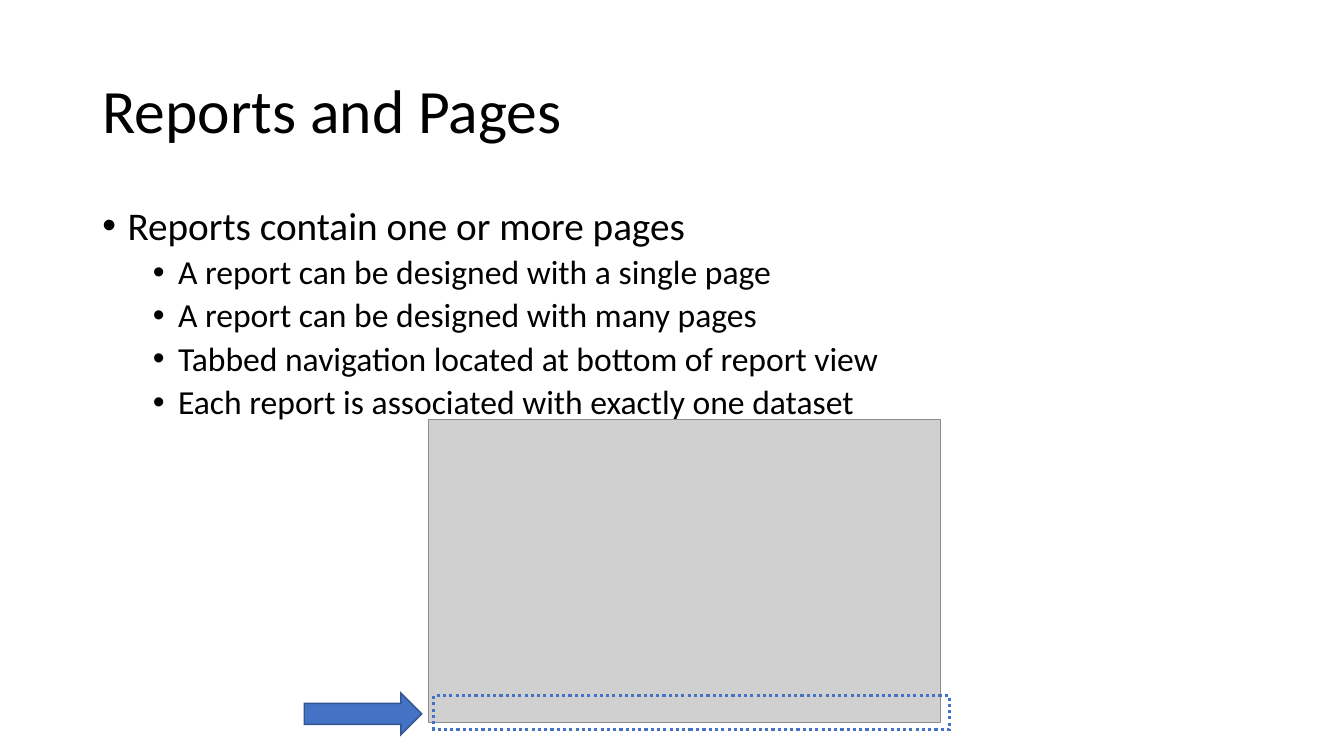
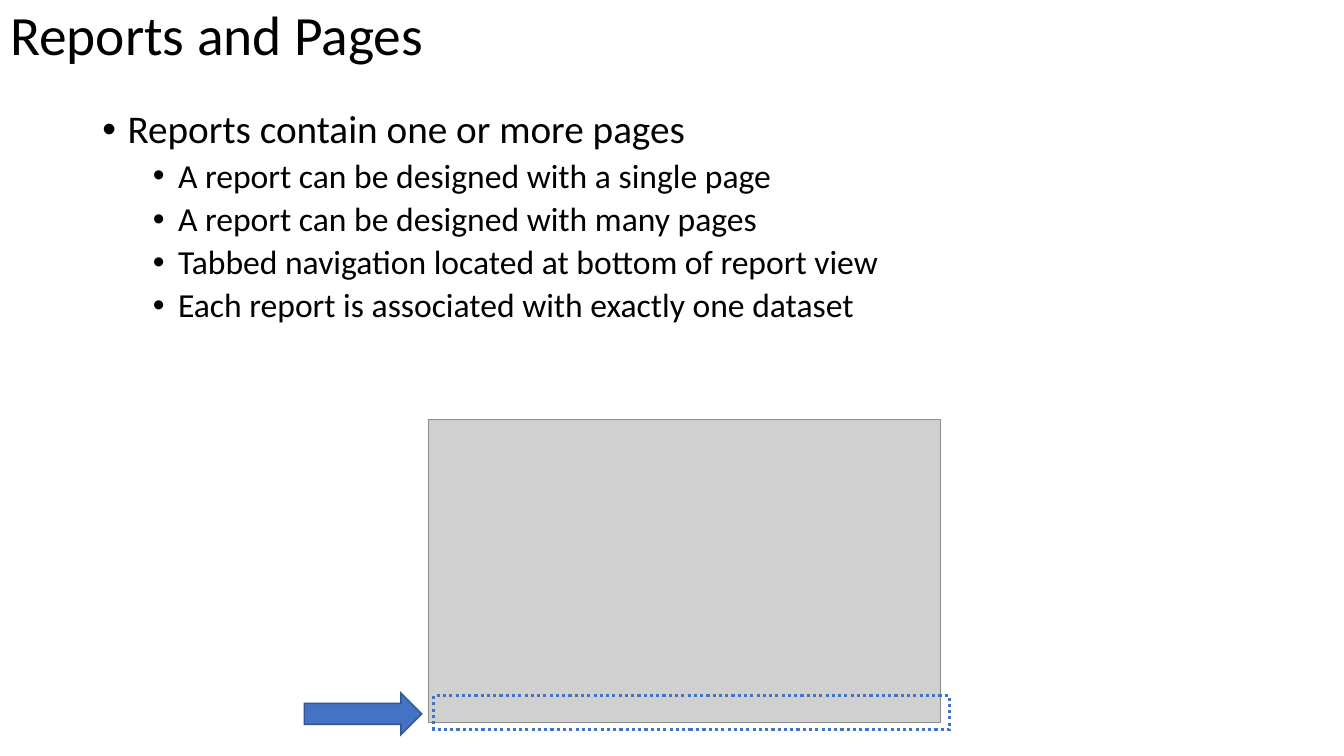
Before and after one commit to solliancenet/precon-synapse-power-bi, a slide deck: slide 3 of Slides/04 - Power BI.pptx. Drawn at 1344x756 pixels with LibreOffice and Linux fonts; fonts in the diff are those of the drawing; grey boxes stand for pictures. Boxes give left, top, right and bottom in pixels: in the first picture for what was removed or moved away, otherwise in the second. Text is boxed around its words. In the diff, an @@ line names an element or a change of style, - is before the commit and + after.

```diff
--- a/Slides/04 - Power BI.pptx
+++ b/Slides/04 - Power BI.pptx
@@ title "Reports and Pages": place and size @@
-title "Reports and Pages" at bbox=[102, 90, 561, 144]
+title "Reports and Pages" at bbox=[10, 16, 423, 65]
@@ title "Reports and Pages" at bbox=[10, 16, 423, 65]: size 44 to 39.6 pt @@
@@ text "Reports contain one or more ...": place and size @@
-text "Reports contain one or more ..." at bbox=[128, 213, 877, 422]
+text "Reports contain one or more ..." at bbox=[128, 116, 877, 323]
```
Also in this commit, not shown: 46 other slides changed, 10 slides added, 4 slides removed.
